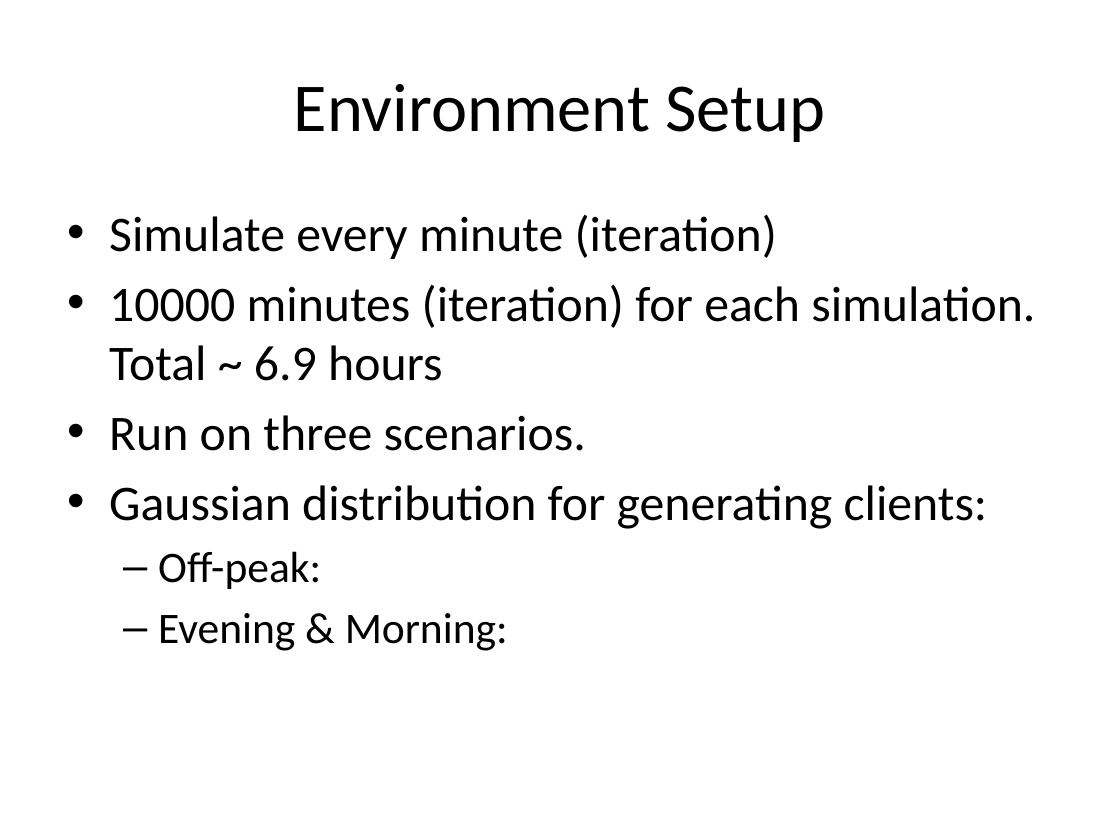
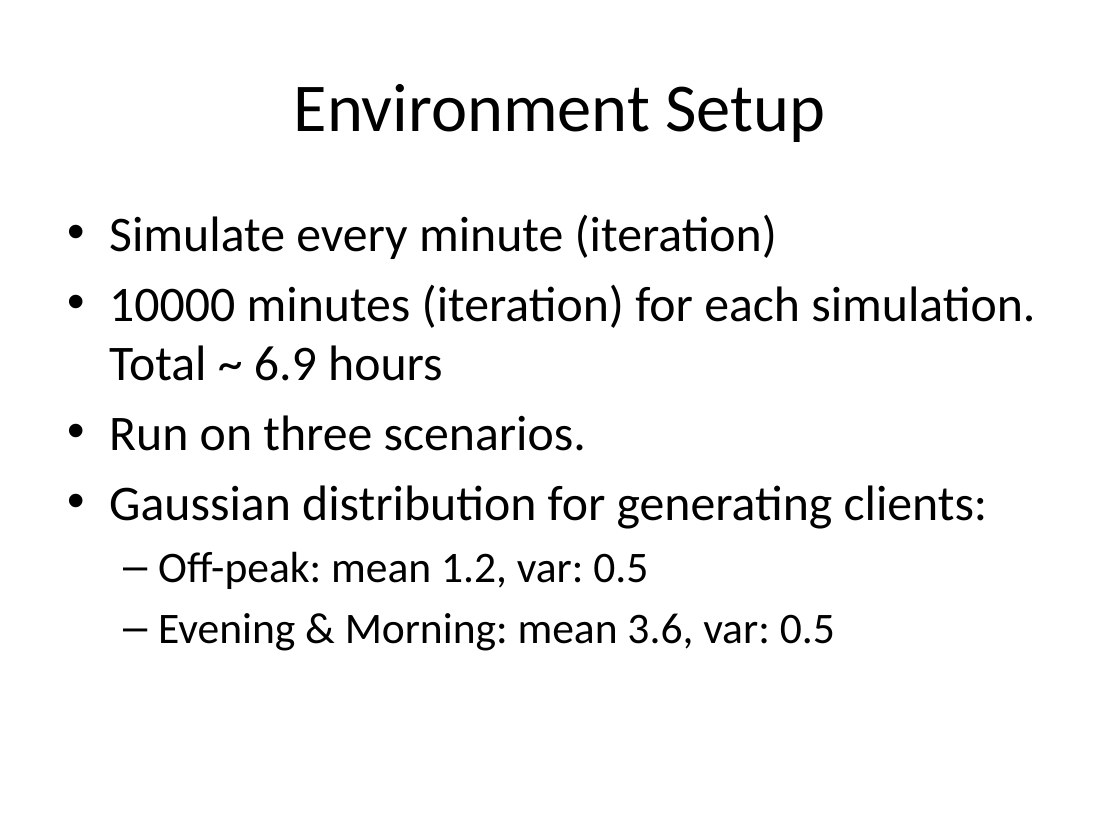
Before and after one commit to shawnwun/TPEBus_Simulation, a slide deck: slide 14 of ppt/multiagent_final.pptx. Drawn at 1120x840 pixels with LibreOffice and Linux fonts; fonts in the diff are those of the drawing. Boxes give left, top, right and bottom in pixels: in the first picture for what was removed or moved away, otherwise in the second. Text is boxed around its words. In the diff, an @@ line names an element or a change of style, - is before the commit and + after.

```diff
--- a/ppt/multiagent_final.pptx
+++ b/ppt/multiagent_final.pptx
@@ text at (158, 551, 835, 651): text changed @@
-  – Off-peak:
-  – Evening & Morning:
+  – Off-peak: mean 1.2, var: 0.5
+  – Evening & Morning: mean 3.6, var: 0.5
```
Also in this commit, not shown: 3 slides added, 6 other files.
